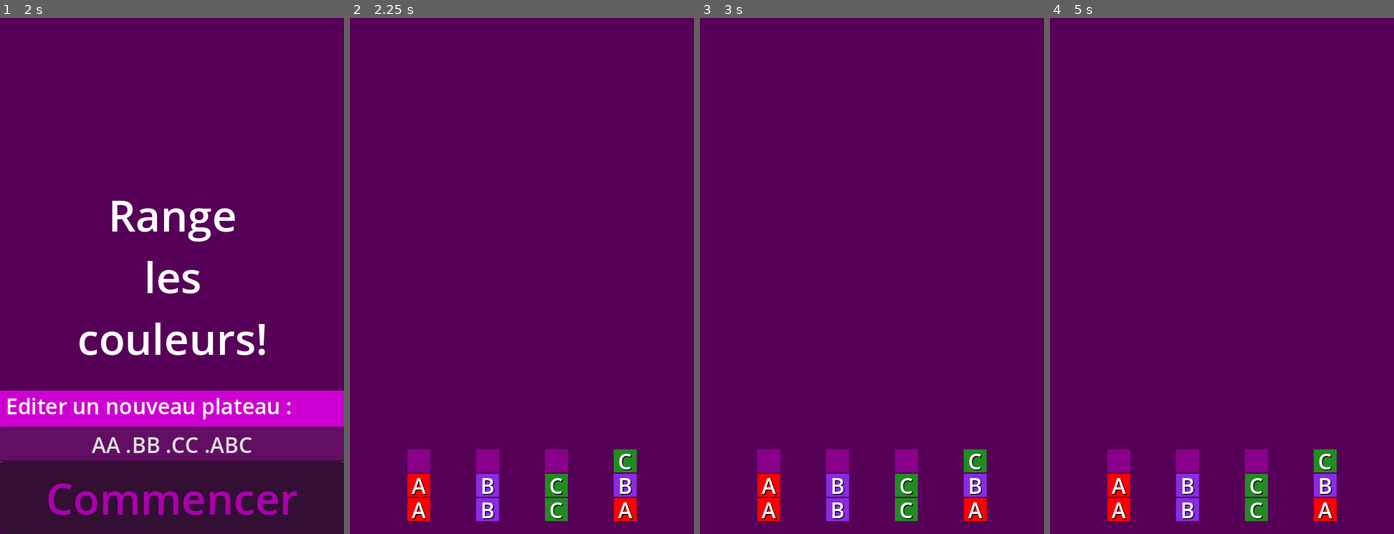
Above: before the commit, frames 1-4 (left to right).
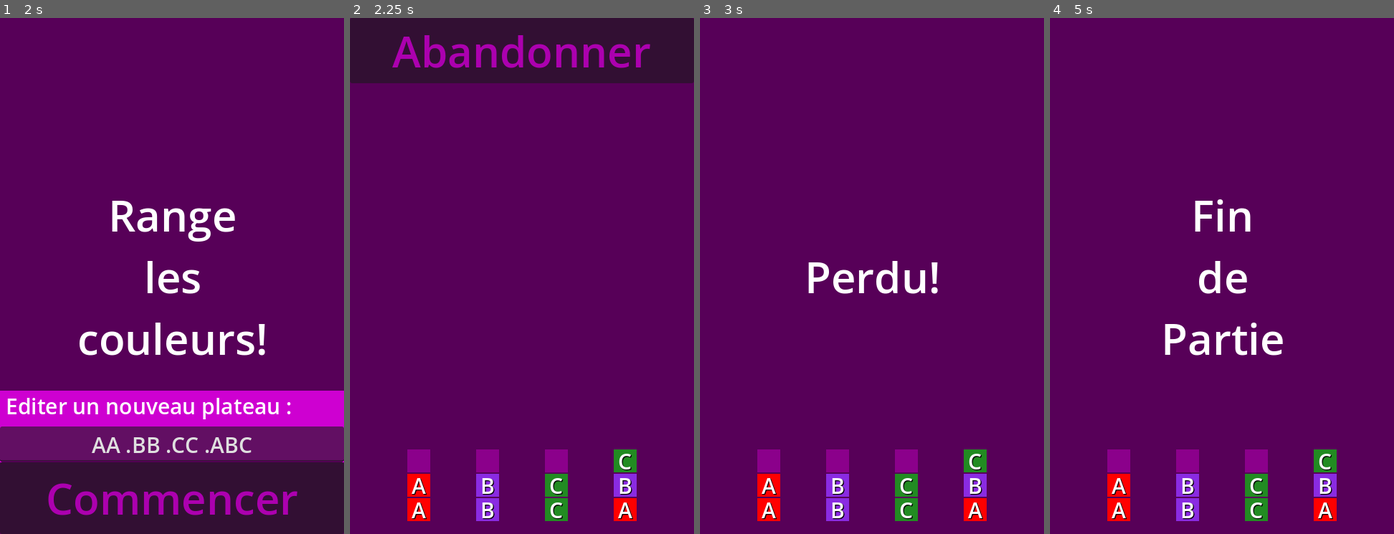
Above: after the commit, the same moments.

Repository: leguims/godot-color-sort-for-anna
Game: Godot game, scene res://Scenes/Principal/principal.tscn
Same seed, same stepped clock (60 frames per second), same inputs: the game is played once before the commit and once after it.
Inputs (mouse positions are in pixels of both pictures, inside the frame that each line leads up to):
- Up to frame 1 (2 s): tap Enter at 0.5 s; move the mouse to (247, 250) at 0.52 s; click (247, 250) at 0.67 s; tap Space at 1.25 s; move the mouse to (103, 301) at 1.27 s; click (103, 301) at 1.42 s
- Up to frame 2 (2.25 s): click "Commencer" at 2 s
- Up to frame 3 (3 s): click (872, 48) at 2.75 s, where only the run after the commit has a clickable "Abandonner"
- Up to frame 4 (5 s): tap Enter at 3.5 s; move the mouse to (1256, 162) at 3.52 s; click (1256, 162) at 3.67 s; tap Space at 4.25 s; move the mouse to (1204, 379) at 4.27 s; click (1204, 379) at 4.42 s

Frame 1 is identical in both runs. In frame 2, 12% of the frame differs, in the area x 0-100%, y 0-13%; in frame 3, 0.9%; in frame 4, 1.6%.

Commit message:
Ajout de quelques niveaux + abandon

Diff:
--- a/Scenes/Menu/menu.gd
+++ b/Scenes/Menu/menu.gd
@@ -3,10 +3,20 @@
 # Notifie la scene `Plateau` que le bouton est pressé
 signal commencer_plateau
 
+var plateau_actuel = 0
+var plateaux = [
+	"AA .BB .CC .ABC",
+	"AB .BA .BA ",
+	"AB .AC .CBA.CB ",
+	#"ABBA.AB  .AB  ", # IMPOSSIBLE => TODO : corriger bug sur les outils python
+	#"BAAB.BA  .BA  ", # IMPOSSIBLE => TODO : corriger bug sur les outils python
+	"AAB .AB  .BBA ",
+	"ABB  .BA   .BBAAA"
+]
+
 # Called when the node enters the scene tree for the first time.
 func _ready() -> void:
 	pass # Replace with function body.
-
 
 # Called every frame. 'delta' is the elapsed time since the previous frame.
 func _process(delta: float) -> void:
@@ -19,17 +29,41 @@
 	_afficher_message("Range les couleurs!", false)
 	# Attendre l'échéance d'une temporisation libre
 	await get_tree().create_timer(1.0).timeout
+	$EditeurPlateau/SaisieEditionPlateau.text = plateaux[plateau_actuel]
 	$EditeurPlateau.show()
 	await get_tree().create_timer(1.0).timeout
 	$BoutonCommencer.show()
 
-func afficher_fin_de_partie():
+func afficher_victoire():
 	_afficher_message("Bravo!")
 	# Attendre l'échéance de la temporisation
 	await $TempoMessage.timeout
+
 	_afficher_message("Fin de Partie")
 	# Attendre l'échéance de la temporisation
 	await $TempoMessage.timeout
+
+	# Victoire : passer au niveau suivant
+	if plateau_actuel < (len(plateaux)-1):
+		plateau_actuel += 1
+	elif plateau_actuel == (len(plateaux)-1):
+		_afficher_message("C'était le dernier plateau!")
+		await $TempoMessage.timeout
+		_afficher_message("Vous êtes au sommet...")
+		await $TempoMessage.timeout
+		_afficher_message("...de l'Everest!")
+		await $TempoMessage.timeout
+	afficher_accueil()
+
+func afficher_abandon():
+	_afficher_message("Perdu!")
+	await $TempoMessage.timeout
+
+	_afficher_message("Fin de Partie")
+	await $TempoMessage.timeout
+
+	if 0 < plateau_actuel:
+		plateau_actuel -= 1
 	afficher_accueil()
 
 func afficher_plateau_invalide():
--- a/Scenes/Menu/menu.tscn
+++ b/Scenes/Menu/menu.tscn
@@ -23,20 +23,6 @@
 horizontal_alignment = 1
 vertical_alignment = 1
 autowrap_mode = 2
-
-[node name="BoutonCommencer" type="Button" parent="."]
-visible = false
-anchors_preset = 12
-anchor_top = 1.0
-anchor_right = 1.0
-anchor_bottom = 1.0
-offset_top = -100.0
-grow_horizontal = 2
-grow_vertical = 0
-theme_override_colors/font_hover_color = Color(0.994947, 0.331387, 1, 1)
-theme_override_colors/font_color = Color(0.675529, 0.00038495, 0.685483, 1)
-theme_override_font_sizes/font_size = 60
-text = "Commencer"
 
 [node name="TempoMessage" type="Timer" parent="."]
 wait_time = 2.0
@@ -77,5 +63,19 @@
 text = "AA .BB .CC .ABC"
 alignment = 1
 
+[node name="BoutonCommencer" type="Button" parent="."]
+visible = false
+anchors_preset = 12
+anchor_top = 1.0
+anchor_right = 1.0
+anchor_bottom = 1.0
+offset_top = -100.0
+grow_horizontal = 2
+grow_vertical = 0
+theme_override_colors/font_hover_color = Color(0.994947, 0.331387, 1, 1)
+theme_override_colors/font_color = Color(0.675529, 0.00038495, 0.685483, 1)
+theme_override_font_sizes/font_size = 60
+text = "Commencer"
+
+[connection signal="timeout" from="TempoMessage" to="." method="_on_tempo_message_timeout"]
 [connection signal="pressed" from="BoutonCommencer" to="." method="_on_bouton_commencer_pressed"]
-[connection signal="timeout" from="TempoMessage" to="." method="_on_tempo_message_timeout"]
--- a/Scenes/Pile/pile.gd
+++ b/Scenes/Pile/pile.gd
@@ -185,10 +185,7 @@
 		or liste_jetons.back().indice_jeton != Plateau.ESPACE
 
 func est_termine() -> bool:
-	# Terminée = vide ou pleine monocouleur
-	if est_vide():
-		return true
-
+	# Terminée = pleine monocouleur
 	# Tous les jetons sont identiques
 	var jeton_precedent = null
 	for jeton in liste_jetons:
@@ -213,13 +210,13 @@
 		var liste_inversee = liste_jetons.duplicate(true)
 		liste_inversee.reverse()
 		for jeton in liste_inversee:
-			if not jeton_sommet and jeton.indice_jeton == Plateau.ESPACE :
+			if jeton_sommet == null and jeton.indice_jeton == Plateau.ESPACE :
 				continue # Ignorer les cases vides au sommet
-			elif not jeton_sommet and jeton.indice_jeton != Plateau.ESPACE :
+			elif jeton_sommet == null and jeton.indice_jeton != Plateau.ESPACE :
 				# Enregistrer le premier jeton rencontré
 				jeton_sommet = jeton.indice_jeton
 				nb_identique_sommet += 1
-			elif jeton_sommet and jeton.indice_jeton == jeton_sommet:
+			elif jeton_sommet != null and jeton.indice_jeton == jeton_sommet:
 				# Comptabiliser les jetons identiques
 				nb_identique_sommet += 1
 			else:
--- a/Scenes/Plateau/plateau.gd
+++ b/Scenes/Plateau/plateau.gd
@@ -2,8 +2,10 @@
 
 class_name Plateau
 
-signal fin_de_partie
+
+signal victoire
 signal plateau_invalide
+signal abandon
 
 @export var pile_scene: PackedScene
 var liste_piles = []
@@ -18,7 +20,7 @@
 		commencer_un_nouveau_plateau("ABCDE.FGHIJ.KLMNO.PQRST.UVWXY.Z ")
 	if false:
 		await get_tree().create_timer(15.0).timeout
-		fin_de_partie.emit()
+		victoire.emit()
 	if false:
 		await get_tree().create_timer(5.0).timeout
 		plateau_invalide.emit()
@@ -73,7 +75,7 @@
 			await get_tree().create_timer(5.0).timeout
 			#if randi_range(0, 1):
 			if true:
-				fin_de_partie.emit()
+				victoire.emit()
 			else:
 				plateau_invalide.emit()
 	else:
@@ -84,6 +86,7 @@
 		pile.effacer_la_pile()
 		pile.queue_free()
 	liste_piles.clear()
+	$BoutonAbandon.show()
 
 func est_valide(plateau_texte : String) -> bool:
 	# Vérifier si chaque pile est valide
@@ -191,14 +194,19 @@
 		if realiser_le_tansfert_de_pile(sauvegarde_indice_pile_depart, indice_pile):
 			if liste_piles[indice_pile].est_termine():
 				# Vérifier si la partie est achevée
-				var termine = true
-				for pile in liste_piles:
-					if not pile.est_termine():
-						termine = false
-						break
-				if termine:
-					fin_de_partie.emit()
+				if _est_termine():
+					$BoutonAbandon.hide()
+					victoire.emit()
 		_on_selection_pile_timeout()
+
+func _est_termine() -> bool:
+	# Vérifier si la partie est achevée
+	var termine = true
+	for pile in liste_piles:
+		if not pile.est_termine():
+			termine = false
+			break
+	return termine
 
 func _on_selection_pile_timeout() -> void:
 	# Annulation du coup en cours
@@ -206,14 +214,18 @@
 	print("Annulation du coup en cours")
 
 func realiser_le_tansfert_de_pile(indice_pile_depart : int, indice_pile_arrivee : int) -> bool:
+	if indice_pile_depart == indice_pile_arrivee:
+		print("Pile de départ et d'arrivée sont les mêmes")
+		return false
+
 	var pile_depart = liste_piles[indice_pile_depart]
 	if pile_depart.est_vide() or pile_depart.est_termine():
 		print("Pile de départ vide ou terminée")
 		return false
 
 	var pile_arrivee = liste_piles[indice_pile_arrivee]
-	if pile_arrivee.est_pleine() or pile_arrivee.est_termine():
-		print("Pile d'arrivée pleine ou termniée")
+	if pile_arrivee.est_pleine():
+		print("Pile d'arrivée pleine")
 		return false
 
 	var indice_jeton_depart = pile_depart.quelle_est_la_couleur_au_sommet()
@@ -227,3 +239,8 @@
 	else:
 		print("La pile d'arrivée refuse le(s) ", nb_jeton_depart, " jeton(s)")
 		return false
+
+
+func _on_bouton_abandon_pressed() -> void:
+	$BoutonAbandon.hide()
+	abandon.emit()
--- a/Scenes/Plateau/plateau.tscn
+++ b/Scenes/Plateau/plateau.tscn
@@ -13,7 +13,19 @@
 color = Color(0.34363, 8.53118e-05, 0.346463, 1)
 
 [node name="SelectionPile" type="Timer" parent="."]
-wait_time = 5.0
+wait_time = 3.0
 one_shot = true
 
+[node name="BoutonAbandon" type="Button" parent="."]
+visible = false
+anchors_preset = 10
+anchor_right = 1.0
+offset_bottom = 91.0
+grow_horizontal = 2
+theme_override_colors/font_hover_color = Color(0.994947, 0.331387, 1, 1)
+theme_override_colors/font_color = Color(0.675529, 0.00038495, 0.685483, 1)
+theme_override_font_sizes/font_size = 60
+text = "Abandonner"
+
 [connection signal="timeout" from="SelectionPile" to="." method="_on_selection_pile_timeout"]
+[connection signal="pressed" from="BoutonAbandon" to="." method="_on_bouton_abandon_pressed"]
--- a/Scenes/Principal/principal.gd
+++ b/Scenes/Principal/principal.gd
@@ -20,9 +20,9 @@
 	else:
 		_on_plateau_de_jeu_plateau_invalide()
 
-func _on_plateau_de_jeu_fin_de_partie() -> void:
+func _on_plateau_de_jeu_victoire() -> void:
 	$Menu.show()
-	$Menu.afficher_fin_de_partie()
+	$Menu.afficher_victoire()
 	$SonFinDePartie.play()
 	$Musique.stop()
 
@@ -30,4 +30,9 @@
 	$Menu.show()
 	$Menu.afficher_plateau_invalide()
 	$SonEchec.play()
+
+func _on_plateau_de_jeu_abandon() -> void:
+	$Menu.show()
+	$Menu.afficher_abandon()
+	$SonEchec.play()
 	$Musique.stop()
--- a/Scenes/Principal/principal.tscn
+++ b/Scenes/Principal/principal.tscn
@@ -27,6 +27,7 @@
 [node name="SonEchec" type="AudioStreamPlayer" parent="."]
 stream = ExtResource("7_gsfdl")
 
-[connection signal="fin_de_partie" from="PlateauDeJeu" to="." method="_on_plateau_de_jeu_fin_de_partie"]
+[connection signal="abandon" from="PlateauDeJeu" to="." method="_on_plateau_de_jeu_abandon"]
 [connection signal="plateau_invalide" from="PlateauDeJeu" to="." method="_on_plateau_de_jeu_plateau_invalide"]
+[connection signal="victoire" from="PlateauDeJeu" to="." method="_on_plateau_de_jeu_victoire"]
 [connection signal="commencer_plateau" from="Menu" to="." method="_on_menu_commencer_plateau"]
--- a/project.godot
+++ b/project.godot
@@ -26,3 +26,4 @@
 
 renderer/rendering_method="gl_compatibility"
 renderer/rendering_method.mobile="gl_compatibility"
+textures/vram_compression/import_etc2_astc=true
Not shown, changed: readme.md
